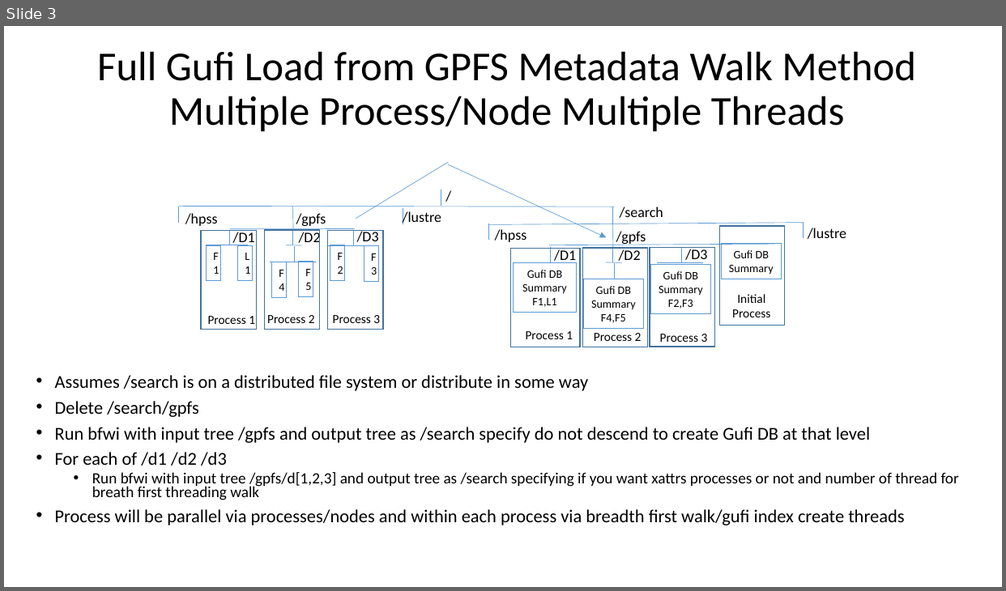
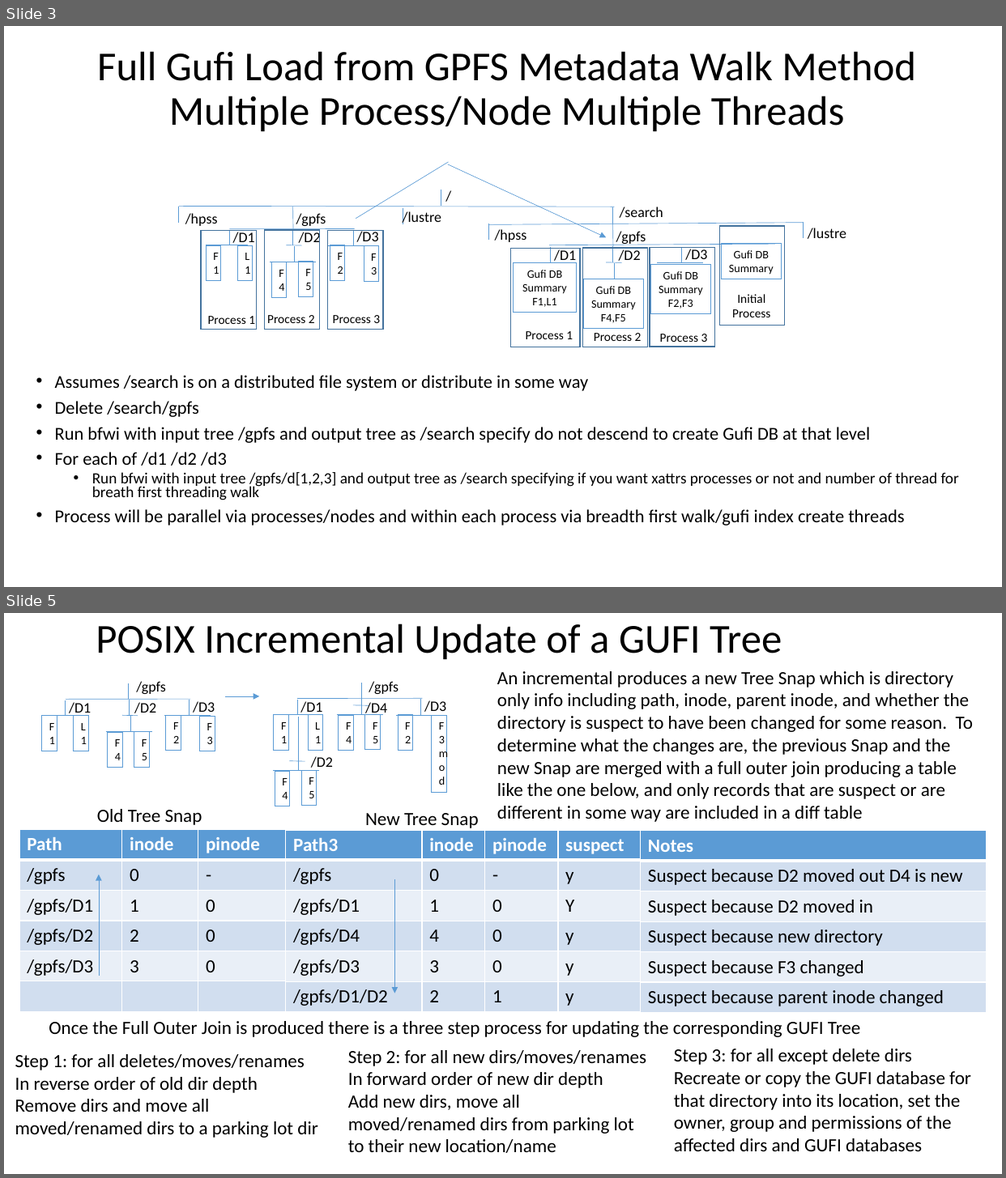
Before and after one commit to mar-file-system/GUFI, a slide deck: docs/GPFStoGUFI.pptx. Shown one above the other, each under a label of ours: slide 3 before the commit, slides 3 and 5 after it; the slides between them are not shown. The pictures are 1006x591 and 1006x1178 pixels, drawn with LibreOffice and Linux fonts; fonts in the diff are those of the drawing. Boxes give left, top, right and bottom in pixels: in the first picture for what was removed or moved away, otherwise in the second. Text is boxed around its words. In the diff, an @@ line names an element or a change of style, - is before the commit and + after.

Commit message:
Gary updated the GPFStoGUFI slides, and provided GUFI-Master.v1  (email of 2018-12-24)
The updates include discussion of recent work on incremental GUFI updates.

```diff
--- a/docs/GPFStoGUFI.pptx
+++ b/docs/GPFStoGUFI.pptx
@@ slide 5 added at [4,613,1002,1174], background #FFFFFF @@
@@ title added at [96,624,782,660], 39.6 pt, text #000000 @@
+POSIX Incremental Update of a GUFI Tree
@@ line added from (128, 683) to (128, 699), #5B9BD5 0.5 pt @@
@@ text added at [136,681,166,694], 14 pt, text #000000 @@
+/gpfs
@@ text added at [497,671,973,822], 18 pt, text #000000 @@
+An incremental produces a new Tree Snap which is directory only info including path, inode, parent inode, and whether the directory is suspect to have been changed for some reason. To determine what the changes are, the previous Snap and the new Snap are merged with a full outer join producing a table like the one below, and only records that are suspect or are different in some way are included in a diff table
@@ group added at [41,699,215,767]: 9 lines, 6 rectangles, 3 texts @@
+F1
+L1
+F2
+F3
+F5
+F4
+/D1
+/D2
+/D3
@@ arrow added from (226, 696) to (259, 696), #5B9BD5 0.5 pt @@
@@ group added at [274,681,446,806]: 13 lines, 8 rectangles, 5 texts @@
+F1
+L1
+F2
+F3mod
+F5
+F4
+/D1
+/D2
+/D3
+/gpfs
+F5
+F4
+/D4
@@ table added at [19,829,286,1012], 6 rows, 3 columns @@
+Path | inode | pinode
+/gpfs | 0 | -
+/gpfs/D1 | 1 | 0
+/gpfs/D2 | 2 | 0
+/gpfs/D3 | 3 | 0
+ |  | 
@@ text added at [97,809,202,825], 18 pt, text #000000 @@
+Old Tree Snap
@@ table added at [286,830,641,1012], 6 rows, 4 columns @@
+Path3 | inode | pinode | suspect
+/gpfs | 0 | - | y
+/gpfs/D1 | 1 | 0 | Y
+/gpfs/D4 | 4 | 0 | y
+/gpfs/D3 | 3 | 0 | y
+/gpfs/D1/D2 | 2 | 1 | y
@@ text added at [365,813,479,828], 18 pt, text #000000 @@
+New Tree Snap
@@ table added at [641,831,987,1013], 6 rows, 1 columns @@
+Notes
+Suspect because D2 moved out D4 is new
+Suspect because D2 moved in
+Suspect because new directory
+Suspect because F3 changed
+Suspect because parent inode changed
@@ arrow added from (99, 976) to (99, 875), #5B9BD5 0.5 pt @@
@@ arrow added from (394, 880) to (394, 994), #5B9BD5 0.5 pt @@
@@ text added at [49,1021,861,1037], 18 pt, text #000000 @@
+Once the Full Outer Join is produced there is a three step process for updating the corresponding GUFI Tree
@@ text added at [674,1049,971,1152], 18 pt, text #000000 @@
+Step 3: for all except delete dirs
+Recreate or copy the GUFI database for that directory into its location, set the owner, group and permissions of the affected dirs and GUFI databases
@@ text added at [15,1054,317,1138], 18 pt, text #000000 @@
+Step 1: for all deletes/moves/renames
+In reverse order of old dir depth
+Remove dirs and move all moved/renamed dirs to a parking lot dir
@@ text added at [348,1050,647,1153], 18 pt, text #000000 @@
+Step 2: for all new dirs/moves/renames
+In forward order of new dir depth
+Add new dirs, move all moved/renamed dirs from parking lot to their new location/name
```
Also in this commit, not shown: 1 other slide added, 7 slides removed, 1 other file.
